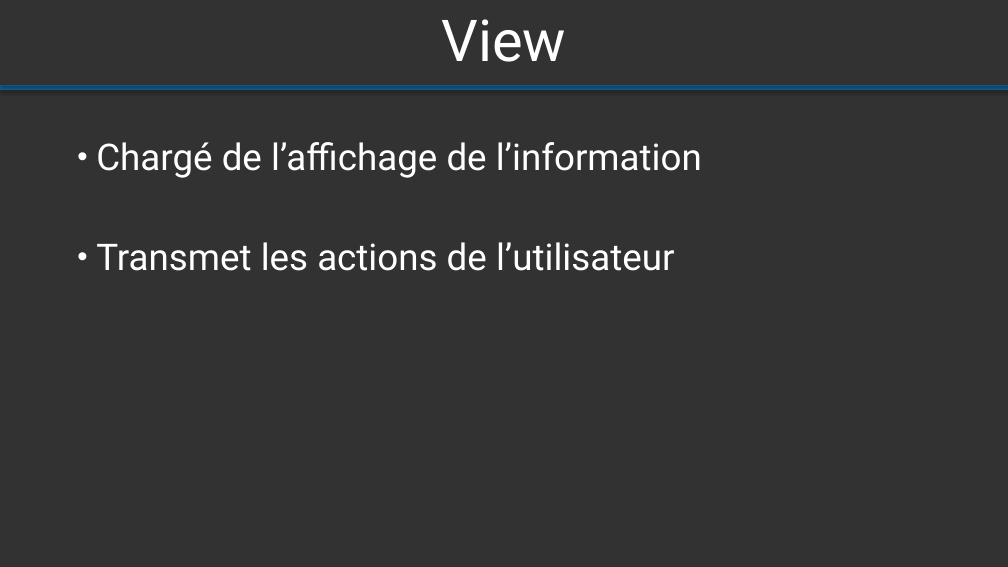
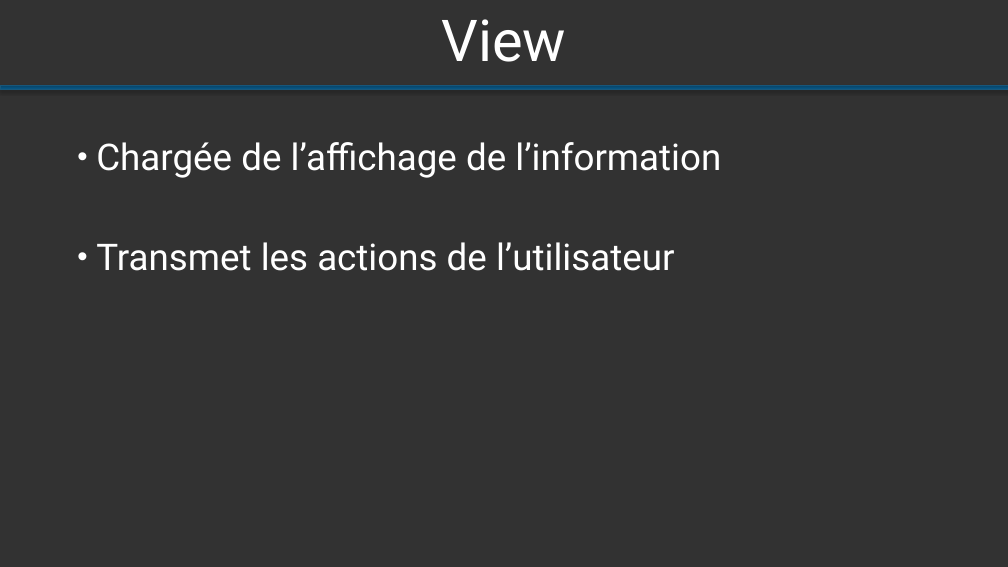
Before and after one commit to Altrue/archi, a slide deck: slide 5 of bazard/Présentation ODIARD PASINI.pptx. Drawn at 1008x567 pixels with LibreOffice and Linux fonts; fonts in the diff are those of the drawing. Boxes give left, top, right and bottom in pixels: in the first picture for what was removed or moved away, otherwise in the second. Text is boxed around its words. In the diff, an @@ line names an element or a change of style, - is before the commit and + after.

```diff
--- a/bazard/Présentation ODIARD PASINI.pptx
+++ b/bazard/Présentation ODIARD PASINI.pptx
@@ text at [96, 142, 721, 178]: text changed @@
-• Chargé de l’affichage de l’information
+• Chargée de l’affichage de l’information
```
Also in this commit, not shown: 2 other slides changed.
